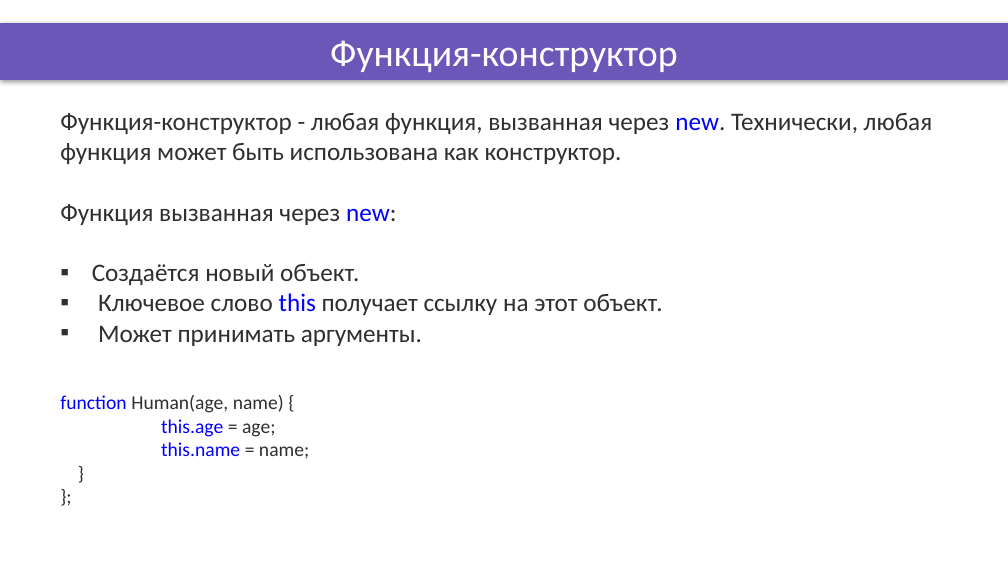
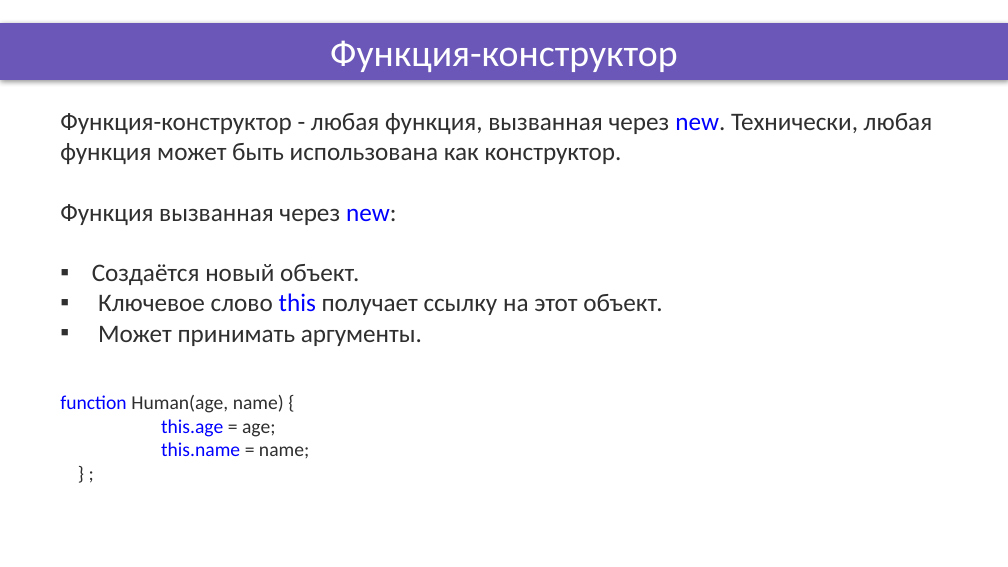
Before and after one commit to OleksandrPetryk/ignite, a slide deck: slide 4 of JS/003_lesson/Presentation/Object_methods.pptx. Drawn at 1008x567 pixels with LibreOffice and Linux fonts; fonts in the diff are those of the drawing; background and template pictures are left out. Boxes give left, top, right and bottom in pixels: in the first picture for what was removed or moved away, otherwise in the second. Text is boxed around its words. In the diff, an @@ line names an element or a change of style, - is before the commit and + after.

```diff
--- a/JS/003_lesson/Presentation/Object_methods.pptx
+++ b/JS/003_lesson/Presentation/Object_methods.pptx
@@ text at <box>60,395,309,458</box>: text changed @@
-}
-};
+} ;
```
Also in this commit, not shown: 1 other slide changed, 16 other files.
